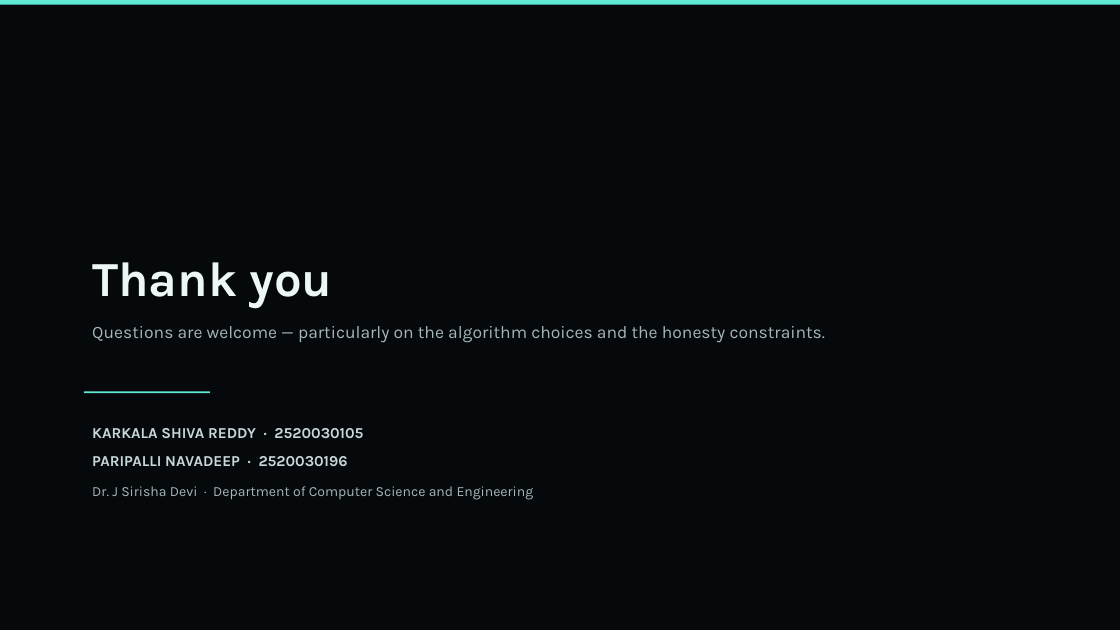
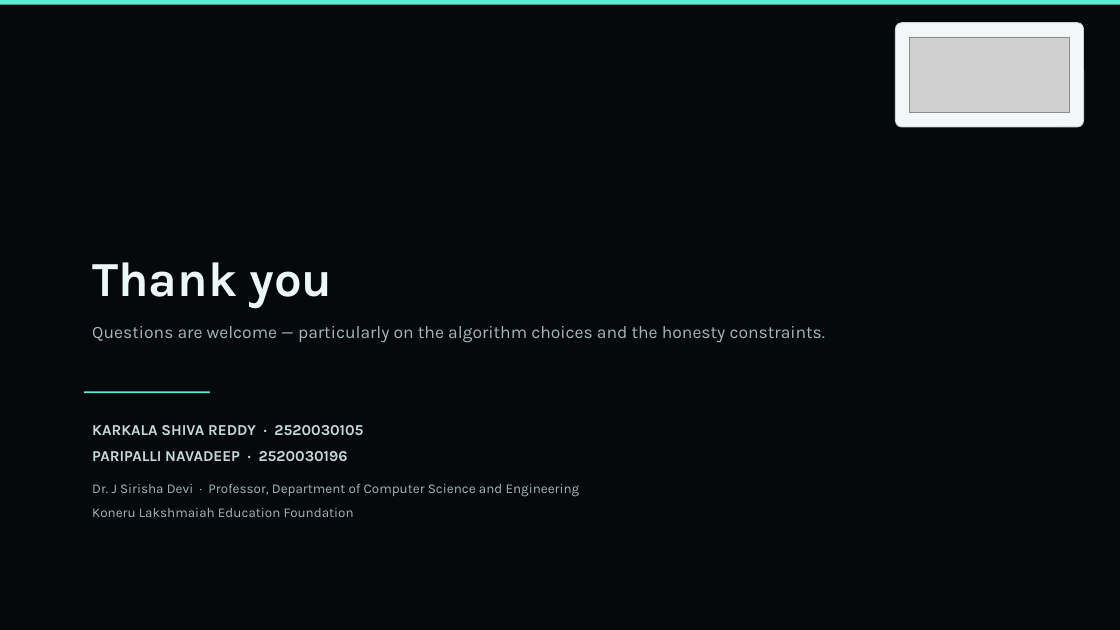
Before and after one commit to karkalashivareddy/KLH_CSE_2026-27_DSA-3_S3_T17_Loginsight-Analyzer, a slide deck: slide 16 of final-submission/LogInsight_Final_Project_Presentation.pptx. Drawn at 1120x630 pixels with LibreOffice and Linux fonts; fonts in the diff are those of the drawing; grey boxes stand for pictures. Boxes give left, top, right and bottom in pixels: in the first picture for what was removed or moved away, otherwise in the second. Text is boxed around its words. In the diff, an @@ line names an element or a change of style, - is before the commit and + after.

```diff
--- a/final-submission/LogInsight_Final_Project_Presentation.pptx
+++ b/final-submission/LogInsight_Final_Project_Presentation.pptx
@@ rounded rectangle added at [896, 23, 1084, 127], fill #F4F7F8, outline #C8D4D6 0.75 pt @@
@@ picture added at [910, 37, 1070, 113] @@
@@ text at [92, 425, 363, 461]: less space between paragraphs; more space between paragraphs @@
@@ text at [92, 484, 580, 517]: text changed; size 12 to 11.5 pt @@
-Dr. J Sirisha Devi · Department of Computer Science and Engineering
+Dr. J Sirisha Devi · Professor, Department of Computer Science and Engineering
+Koneru Lakshmaiah Education Foundation
```
Also in this commit, not shown: 15 other slides changed, 7 other files.
